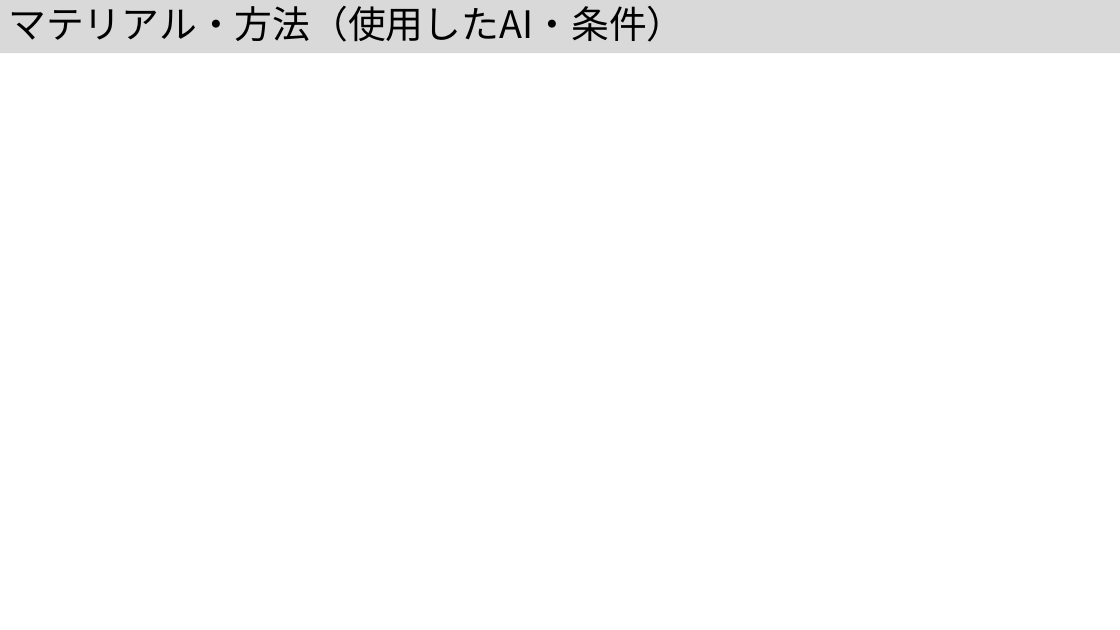
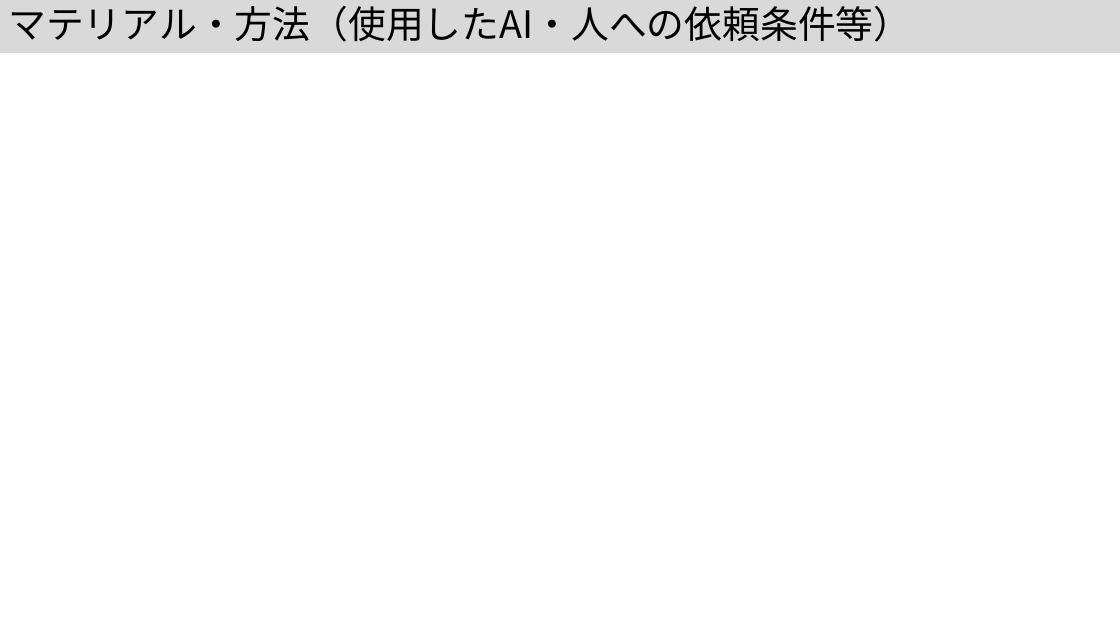
Before and after one commit to kouamano/nihongo-region-name-extract, a slide deck: slide 11 of jsik2026taikai.pptx (slide 10 before the commit). Drawn at 1120x630 pixels with LibreOffice and Linux fonts; fonts in the diff are those of the drawing. Boxes give left, top, right and bottom in pixels: in the first picture for what was removed or moved away, otherwise in the second. Text is boxed around its words. In the diff, an @@ line names an element or a change of style, - is before the commit and + after.

```diff
--- a/jsik2026taikai.pptx
+++ b/jsik2026taikai.pptx
@@ title at (8, 6, 911, 42): text changed @@
-マテリアル・方法（使用したAI・条件）
+マテリアル・方法（使用したAI・人への依頼条件等）
```
Also in this commit, not shown: 2 other slides changed, 1 slide added, 1 slide removed, 1 other file.
